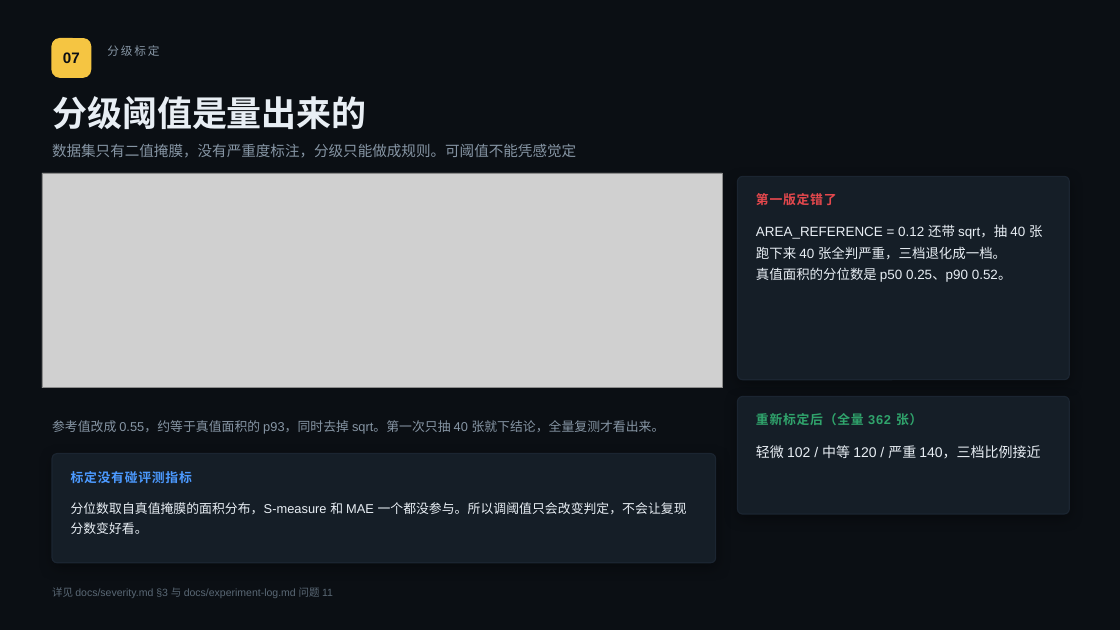
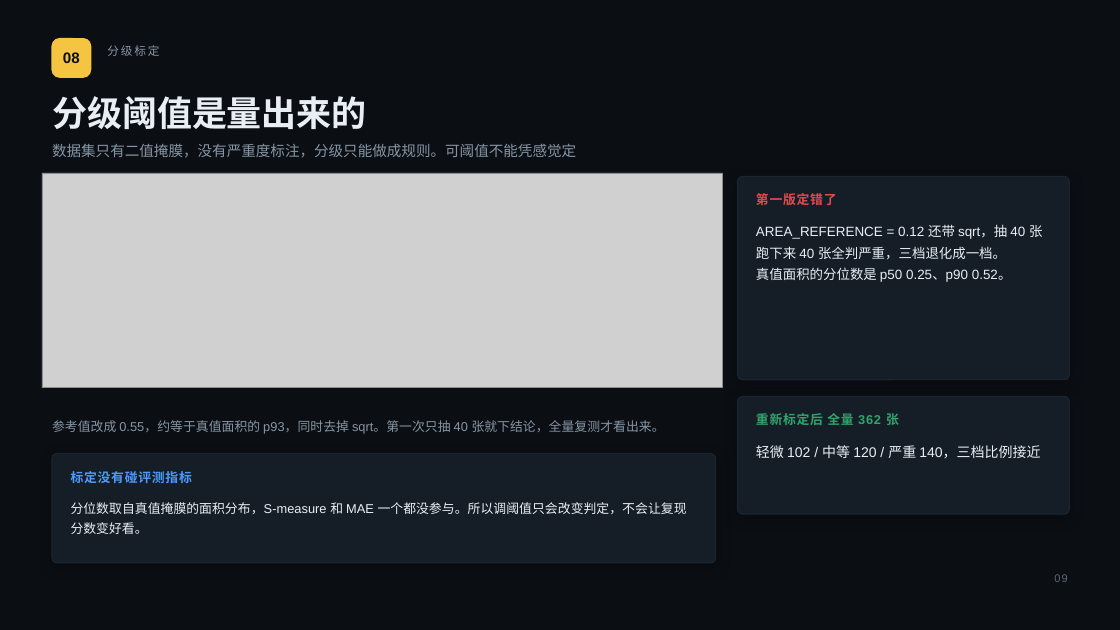
Before and after one commit to relight-developer/GLIDE-Net, a slide deck: slide 9 of docs/slides.pptx (slide 8 before the commit). Drawn at 1120x630 pixels with LibreOffice and Linux fonts; fonts in the diff are those of the drawing; grey boxes stand for pictures. Boxes give left, top, right and bottom in pixels: in the first picture for what was removed or moved away, otherwise in the second. Text is boxed around its words. In the diff, an @@ line names an element or a change of style, - is before the commit and + after.

```diff
--- a/docs/slides.pptx
+++ b/docs/slides.pptx
@@ text at (x1=63, y1=52, x2=80, y2=63): text changed @@
-07
+08
@@ text at (x1=756, y1=413, x2=899, y2=425): text changed @@
-重新标定后（全量 362 张）
+重新标定后 全量 362 张
@@ text removed at (x1=52, y1=587, x2=333, y2=598) @@
-详见 docs/severity.md §3 与 docs/experiment-log.md 问题 11
@@ text added at (x1=1054, y1=574, x2=1067, y2=582), 9.5 pt, text #5A6875 @@
+09
```
Also in this commit, not shown: 10 other slides changed, 3 slides added, 2 slides removed, 13 other files.
